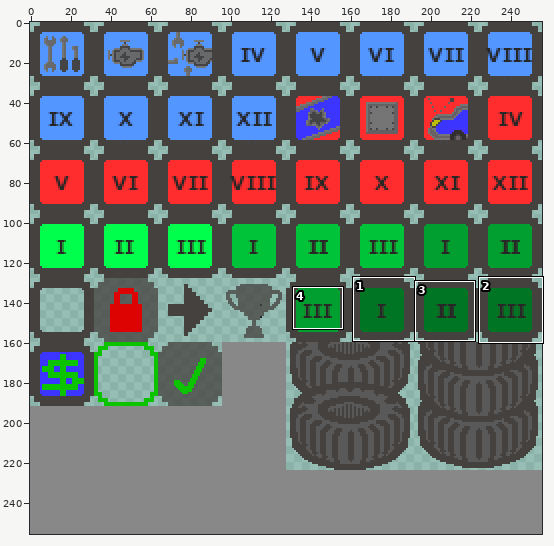
One commit to this sprite sheet: Assets/Images/upgradeElements.png. Above, an overview of the earlier version with the close-up marked.
Close-up. Before:
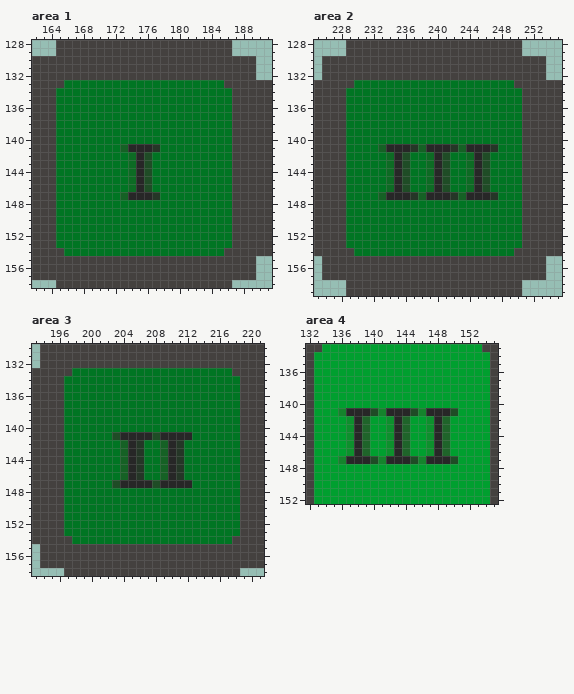
The file is 256x256 pixels. Colours within 5 levels of each other are drawn and written as one. Shown: area 1: x 162..191, y 128..158; area 2: x 225..255, y 128..159; area 3: x 193..221, y 130..158; area 4: x 132..155, y 133..152. The commit also changed other parts of the picture, which this record leaves out.
After:
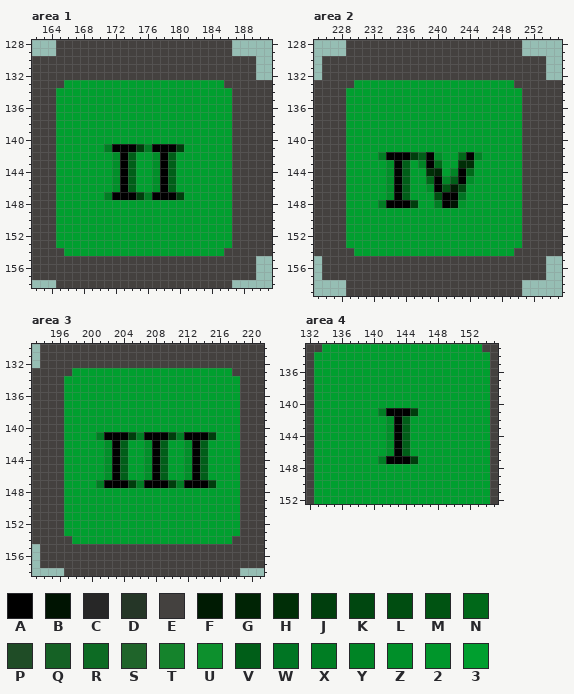
Palette (. is transparent): A #000000  B #001402  C #272727  D #253627  E #44413f  F #001b03  G #002405  H #002e07  J #003e0d  K #004710  L #004d11  M #005312  N #006819  P #1f4c26  Q #156125  R #0d6b24  S #1f642a  T #15832c  U #0d902d  V #005e18  W #007523  X #007d23  Y #008425  Z #008f29  2 #00962b  3 #009f2f
Change:
Changed rows in their new state; - is an unchanged pixel.
Area 1:
first column x 165:
133 -33333333333333333333-
134 3333333333333333333333
135 3333333333333333333333
136 3333333333333333333333
137 3333333333333333333333
138 3333333333333333333333
139 3333333333333333333333
140 3333333333333333333333
141 333333XAAAJXAAAJ333333
142 3333333ZAV33ZAV3333333
143 3333333ZAV33ZAV3333333
144 3333333ZAV33ZAV3333333
145 3333333ZAV33ZAV3333333
146 3333333ZAV33ZAV3333333
147 333333XAAAJXAAAJ333333
148 3333333333333333333333
149 3333333333333333333333
150 3333333333333333333333
151 3333333333333333333333
152 3333333333333333333333
153 3333333333333333333333
154 -33333333333333333333-
Area 2:
first column x 229:
133 -33333333333333333333-
134 3333333333333333333333
135 3333333333333333333333
136 3333333333333333333333
137 3333333333333333333333
138 3333333333333333333333
139 3333333333333333333333
140 3333333333333333333333
141 3333333333333333333333
142 3333XAAAJVAZ33NAY33333
143 33333ZAV3YAN33HH333333
144 33333ZAV33HG3YAN333333
145 33333ZAV33NAYVAZ333333
146 33333ZAV33ZAMFK3333333
147 33333ZAV333LAAW3333333
148 3333XAAAJ33XAB23333333
149 3333333333333333333333
150 3333333333333333333333
151 3333333333333333333333
152 3333333333333333333333
153 3333333333333333333333
154 -33333333333333333333-
Area 3:
first column x 197:
133 -33333333333333333333-
134 3333333333333333333333
135 3333333333333333333333
136 3333333333333333333333
137 3333333333333333333333
138 3333333333333333333333
139 3333333333333333333333
140 3333333333333333333333
141 3333XAAAJXAAAJXAAAJ333
142 33333ZAV33ZAV33ZAV3333
143 33333ZAV33ZAV33ZAV3333
144 33333ZAV33ZAV33ZAV3333
145 33333ZAV33ZAV33ZAV3333
146 33333ZAV33ZAV33ZAV3333
147 3333XAAAJXAAAJXAAAJ333
148 3333333333333333333333
149 3333333333333333333333
150 3333333333333333333333
151 3333333333333333333333
152 3333333333333333333333
153 3333333333333333333333
154 -33333333333333333333-
Area 4:
first column x 136:
141 33333XAAAJ33333
142 -333--ZAV--333-
143 -333--ZAV--333-
144 -333--ZAV--333-
145 -333--ZAV--333-
146 -333--ZAV--333-
147 33333XAAAJ33333
